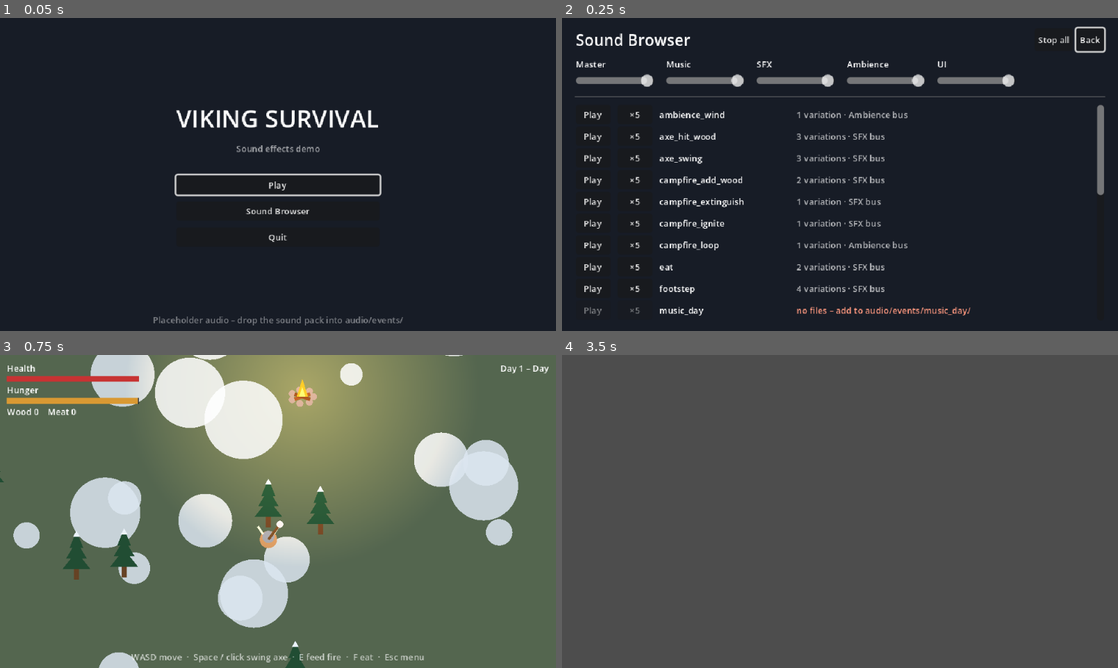
Above: before the commit, frames 1-4 (two rows, left to right).
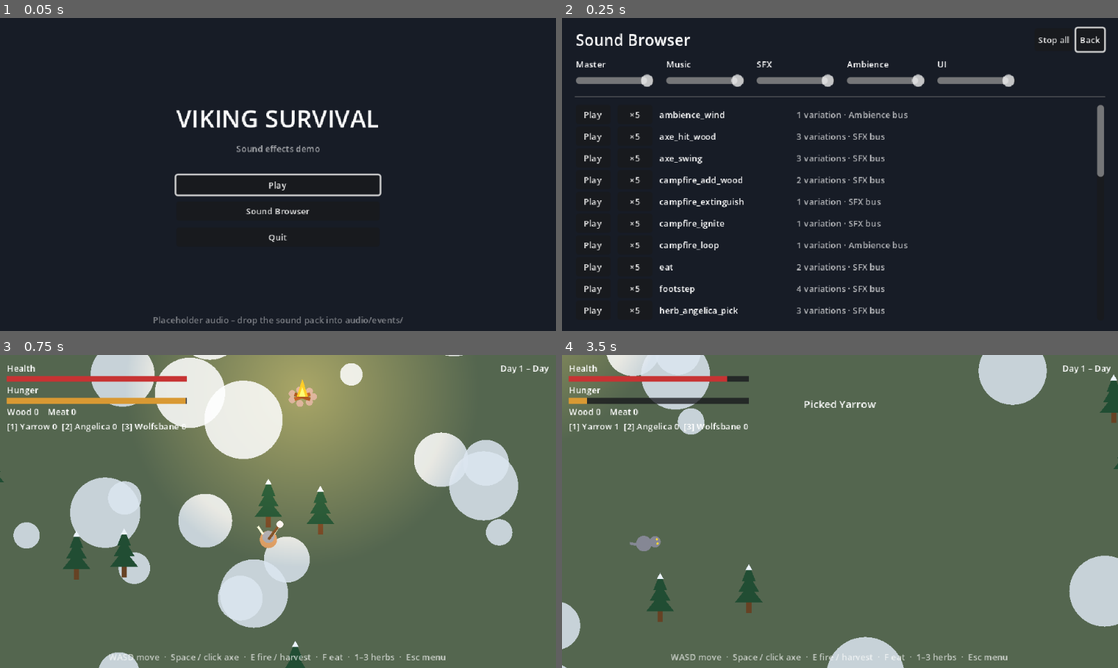
Above: after the commit, the same moments.

Repository: scunningham777/viking-survival-demo
Game: Godot game, scene res://tests/smoke_test.tscn
The game is run twice, just before and just after one commit, with the same random seed, the same clock (stepped at 60 frames per second) and the same inputs. This scene is started directly instead of the project's main scene.
Inputs (mouse positions are in pixels of both pictures, inside the frame that each line leads up to):
- Up to frame 1 (0.05 s): no input
- Up to frame 2 (0.25 s): no input
- Up to frame 3 (0.75 s): move the mouse to (250, 574) at 0.52 s; hold W (move_up) from 0.53 s (still down); hold Space (attack) from 0.53 s (still down); click (250, 574) at 0.67 s
- Up to frame 4 (3.5 s): tap F (eat) at 0.8, 1.35, 3.05 s; move the mouse to (1006, 558) at 1.27 s; release Space (attack) at 1.28 s; tap E (interact) at 1.55 s; move the mouse to (673, 464) at 2.02 s; release W (move_up) at 2.03 s; hold E (interact) 2.03-2.78 s; hold A (move_left) from 2.03 s (still down); tap Space (attack) at 2.3, 2.85 s; move the mouse to (867, 511) at 2.77 s; click (867, 511) at 2.92 s

Frame 1 is identical in both runs. In frame 2, 0.7% of the frame differs, in the area x 4-98%, y 50-96%; in frame 3, 1.3%; in frame 4, 100%, in the area x 0-100%, y 0-100%.

Commit message:
Add three collectible herbs with pick/use sound events
Yarrow (heal), angelica (hunger) and wolfsbane (poisoned axe, double
damage for 20s) grow around the map, are harvested with E, regrow after
75s and are used with 1/2/3 (D-pad left/up/right). Adds seven sound
events with synthesized placeholders and bank tuning, so they show up in
the Sound Browser. Smoke test covers harvesting, regrowth gating and all
three effects.

Co-Authored-By: Claude Opus 5.5 <noreply@anthropic.com>
Claude-Session: https://claude.ai/code/session_01HLJkRzmoqV4Q4LdQHmwY7o

Diff:
--- a/audio/sound_bank.tres
+++ b/audio/sound_bank.tres
@@ -110,6 +110,90 @@
 max_instances = 2
 max_distance = 900.0
 notes = "Player footsteps. More variations = less repetition."
+
+[sub_resource type="Resource" id="SoundEvent_herb_angelica_pick"]
+script = ExtResource("2_event")
+id = &"herb_angelica_pick"
+bus = &"SFX"
+volume_db = -2.0
+pitch_jitter = 0.06
+volume_jitter_db = 1.0
+min_interval_sec = 0.05
+max_instances = 2
+max_distance = 600.0
+notes = "Snapping a thick, hollow angelica stalk."
+
+[sub_resource type="Resource" id="SoundEvent_herb_angelica_use"]
+script = ExtResource("2_event")
+id = &"herb_angelica_use"
+bus = &"SFX"
+volume_db = 0.0
+pitch_jitter = 0.08
+volume_jitter_db = 1.0
+min_interval_sec = 0.2
+max_instances = 1
+max_distance = 900.0
+notes = "Chewing a crunchy, fibrous angelica stalk (restores hunger)."
+
+[sub_resource type="Resource" id="SoundEvent_herb_wolfsbane_pick"]
+script = ExtResource("2_event")
+id = &"herb_wolfsbane_pick"
+bus = &"SFX"
+volume_db = -2.0
+pitch_jitter = 0.05
+volume_jitter_db = 1.0
+min_interval_sec = 0.05
+max_instances = 2
+max_distance = 600.0
+notes = "Carefully picking a poisonous plant – slow rustle, ominous undertone."
+
+[sub_resource type="Resource" id="SoundEvent_herb_wolfsbane_use"]
+script = ExtResource("2_event")
+id = &"herb_wolfsbane_use"
+bus = &"SFX"
+volume_db = 0.0
+pitch_jitter = 0.03
+volume_jitter_db = 0.0
+min_interval_sec = 0.2
+max_instances = 1
+max_distance = 900.0
+notes = "Smearing wolfsbane paste on the axe blade (poisoned axe buff)."
+
+[sub_resource type="Resource" id="SoundEvent_herb_wolfsbane_wear_off"]
+script = ExtResource("2_event")
+id = &"herb_wolfsbane_wear_off"
+bus = &"SFX"
+volume_db = -4.0
+pitch_jitter = 0.0
+volume_jitter_db = 0.0
+min_interval_sec = 0.0
+max_instances = 1
+max_distance = 900.0
+notes = "Cue for the poisoned axe buff ending."
+
+[sub_resource type="Resource" id="SoundEvent_herb_yarrow_pick"]
+script = ExtResource("2_event")
+id = &"herb_yarrow_pick"
+bus = &"SFX"
+volume_db = -2.0
+pitch_jitter = 0.06
+volume_jitter_db = 1.0
+min_interval_sec = 0.05
+max_instances = 2
+max_distance = 600.0
+notes = "Rustling leaves and a soft stem snap."
+
+[sub_resource type="Resource" id="SoundEvent_herb_yarrow_use"]
+script = ExtResource("2_event")
+id = &"herb_yarrow_use"
+bus = &"SFX"
+volume_db = 0.0
+pitch_jitter = 0.06
+volume_jitter_db = 1.0
+min_interval_sec = 0.2
+max_instances = 1
+max_distance = 900.0
+notes = "Crushing leaves into a wound poultice (heals)."
 
 [sub_resource type="Resource" id="SoundEvent_music_day"]
 script = ExtResource("2_event")
@@ -305,4 +389,4 @@
 
 [resource]
 script = ExtResource("1_bank")
-events = Array[ExtResource("2_event")]([SubResource("SoundEv …(325 unchanged characters)… ent_footstep"), SubResource("SoundEvent_music_day"), SubResource("SoundEvent_mus …(539 unchanged characters)…
+events = Array[ExtResource("2_event")]([SubResource("SoundEv …(325 unchanged characters)… ent_footstep"), SubResource("SoundEvent_herb_angelica_pick"), SubResource("SoundEvent_herb_angelica_use"), SubResource("SoundEvent_herb_wolfsbane_pick"), SubResource("SoundEvent_herb_wolfsbane_use"), SubResource("SoundEvent_herb_wolfsbane_wear_off"), SubResource("SoundEvent_herb_yarrow_pick"), SubResource("SoundEvent_herb_yarrow_use"), SubResource("SoundEvent_music_day"), SubResource("SoundEvent_mus …(539 unchanged characters)…
--- a/autoload/game_state.gd
+++ b/autoload/game_state.gd
@@ -12,7 +12,7 @@
 
 
 func reset() -> void:
-	items = {&"wood": 0, &"meat": 0}
+	items = {&"wood": 0, &"meat": 0, &"yarrow": 0, &"angelica": 0, &"wolfsbane": 0}
 	day = 1
 	is_night = false
 	inventory_changed.emit()
--- a/project.godot
+++ b/project.godot
@@ -88,6 +88,24 @@
 Object(InputEventJoypadButton,"resource_local_to_scene":false,"resource_name":"","device":-1,"button_index":6,"pressure":0.0,"pressed":false,"script":null)
 ]
 }
+use_herb_1={
+"deadzone": 0.2,
+"events": [Object(InputEventKey,"resource_local_to_scene":false,"resource_name":"","device":-1,"window_id":0,"alt_pressed":false,"shift_pressed":false,"ctrl_pressed":false,"meta_pressed":false,"pressed":false,"keycode":0,"physical_keycode":49,"key_label":0,"unicode":0,"location":0,"echo":false,"script":null),
+Object(InputEventJoypadButton,"resource_local_to_scene":false,"resource_name":"","device":-1,"button_index":13,"pressure":0.0,"pressed":false,"script":null)
+]
+}
+use_herb_2={
+"deadzone": 0.2,
+"events": [Object(InputEventKey,"resource_local_to_scene":false,"resource_name":"","device":-1,"window_id":0,"alt_pressed":false,"shift_pressed":false,"ctrl_pressed":false,"meta_pressed":false,"pressed":false,"keycode":0,"physical_keycode":50,"key_label":0,"unicode":0,"location":0,"echo":false,"script":null),
+Object(InputEventJoypadButton,"resource_local_to_scene":false,"resource_name":"","device":-1,"button_index":11,"pressure":0.0,"pressed":false,"script":null)
+]
+}
+use_herb_3={
+"deadzone": 0.2,
+"events": [Object(InputEventKey,"resource_local_to_scene":false,"resource_name":"","device":-1,"window_id":0,"alt_pressed":false,"shift_pressed":false,"ctrl_pressed":false,"meta_pressed":false,"pressed":false,"keycode":0,"physical_keycode":51,"key_label":0,"unicode":0,"location":0,"echo":false,"script":null),
+Object(InputEventJoypadButton,"resource_local_to_scene":false,"resource_name":"","device":-1,"button_index":14,"pressure":0.0,"pressed":false,"script":null)
+]
+}
 
 [layer_names]
 
--- a/scenes/actors/player.gd
+++ b/scenes/actors/player.gd
@@ -1,7 +1,7 @@
 class_name Player
 extends CharacterBody2D
 ## Top-down viking. WASD / arrows / left stick to move, Space or click to swing
-## the axe, E to feed the campfire, F to eat meat.
+## the axe, E to feed the campfire / harvest herbs, F to eat meat, 1–3 to use herbs.
 ## Placeholder visuals are drawn in _draw(); swap in a Sprite2D/AnimatedSprite2D later.
 
 signal health_changed(current: float, maximum: float)
@@ -14,6 +14,11 @@
 @export var hunger_drain_per_sec := 1.2
 @export var starving_damage_per_sec := 4.0
 @export var meat_hunger_restore := 35.0
+@export_group("Herbs")
+@export var yarrow_heal := 30.0
+@export var angelica_hunger_restore := 20.0
+@export var wolfsbane_duration_sec := 20.0
+@export var wolfsbane_damage_multiplier := 2.0
 @export_group("Combat")
 @export var attack_damage := 25.0
 @export var attack_range := 34.0
@@ -32,6 +37,8 @@
 var hunger: float
 var facing := Vector2.DOWN
 var is_dead := false
+## Seconds left on the wolfsbane-poisoned axe.
+var wolfsbane_time := 0.0
 
 var _attack_cooldown := 0.0
 var _swing_visual := 0.0
@@ -50,6 +57,7 @@
 	_attack_cooldown = maxf(_attack_cooldown - delta, 0.0)
 	_swing_visual = maxf(_swing_visual - delta * 5.0, 0.0)
 	_hurt_flash = maxf(_hurt_flash - delta * 3.0, 0.0)
+	_update_wolfsbane(delta)
 	queue_redraw()
 	if is_dead:
 		return
@@ -75,6 +83,11 @@
 		_interact()
 	elif event.is_action_pressed(&"eat"):
 		_eat()
+	else:
+		for i in HerbPlant.KINDS.size():
+			if event.is_action_pressed(StringName("use_herb_%d" % (i + 1))):
+				use_herb(HerbPlant.KINDS[i])
+				return
 
 
 func take_hit(amount: float, _source: Node2D) -> void:
@@ -122,9 +135,11 @@
 	await get_tree().create_timer(attack_impact_delay_sec).timeout
 	if is_dead:
 		return
+	var damage := attack_damage * (wolfsbane_damage_multiplier if wolfsbane_time > 0.0 else 1.0)
 	for body in _bodies_in_attack_range():
-		if body.has_method(&"take_hit") 				and facing.dot(global_position.direction_to(body.global_position)) >= attack_arc_dot:
-			body.take_hit(attack_damage, self)
+		if body.has_method(&"take_hit") \
+				and facing.dot(global_position.direction_to(body.global_position)) >= attack_arc_dot:
+			body.take_hit(damage, self)
 
 
 func _bodies_in_attack_range() -> Array[Node2D]:
@@ -162,6 +177,45 @@
 	AudioManager.play(&"eat")
 
 
+## Uses one herb from the inventory. Returns false (with a HUD message) if it had no effect.
+func use_herb(kind: StringName) -> bool:
+	if is_dead:
+		return false
+	var herb_name := HerbPlant.display_name(kind)
+	if GameState.count(kind) <= 0:
+		GameState.notify("No %s – look for it in the wilds" % herb_name.to_lower())
+		return false
+	match kind:
+		&"yarrow":
+			if health >= max_health - 1.0:
+				GameState.notify("Not wounded")
+				return false
+			heal(yarrow_heal)
+		&"angelica":
+			if hunger >= max_hunger - 1.0:
+				GameState.notify("Not hungry")
+				return false
+			hunger = minf(hunger + angelica_hunger_restore, max_hunger)
+			hunger_changed.emit(hunger, max_hunger)
+		&"wolfsbane":
+			wolfsbane_time = wolfsbane_duration_sec
+			GameState.notify("Axe poisoned with wolfsbane")
+		_:
+			return false
+	GameState.spend(kind)
+	AudioManager.play(StringName("herb_%s_use" % kind))
+	return true
+
+
+func _update_wolfsbane(delta: float) -> void:
+	if wolfsbane_time <= 0.0:
+		return
+	wolfsbane_time = maxf(wolfsbane_time - delta, 0.0)
+	if wolfsbane_time == 0.0 and not is_dead:
+		AudioManager.play(&"herb_wolfsbane_wear_off")
+		GameState.notify("The wolfsbane has worn off")
+
+
 func _die() -> void:
 	if is_dead:
 		return
@@ -188,4 +242,7 @@
 		angle += lerpf(1.3, -1.3, _swing_visual)
 	var tip := Vector2.from_angle(angle) * 22.0
 	draw_line(Vector2.ZERO, tip, Color(0.45, 0.3, 0.15), 3.0)
-	draw_circle(tip, 4.0, Color(0.82, 0.84, 0.88))
+	var blade := Color(0.82, 0.84, 0.88)
+	if wolfsbane_time > 0.0:
+		blade = blade.lerp(Color(0.55, 0.3, 0.85), 0.7)
+	draw_circle(tip, 4.0, blade)
--- /dev/null
+++ b/scenes/props/herb_plant.gd
@@ -0,0 +1,91 @@
+class_name HerbPlant
+extends Node2D
+## Wild herb. Harvest it with the interact key; it regrows after a while.
+## Plays "herb_<kind>_pick" when harvested. The player uses herbs (see Player.use_herb()).
+
+## Every herb variety, in hotkey order (1, 2, 3).
+const KINDS: Array[StringName] = [&"yarrow", &"angelica", &"wolfsbane"]
+const DISPLAY_NAMES: Dictionary[StringName, String] = {
+	&"yarrow": "Yarrow",
+	&"angelica": "Angelica",
+	&"wolfsbane": "Wolfsbane",
+}
+
+@export var kind: StringName = &"yarrow"
+@export var regrow_sec := 75.0
+
+var is_grown := true
+
+var _regrow_timer := 0.0
+var _sway_time := 0.0
+
+@onready var _interact_zone: Area2D = $InteractZone
+
+
+static func display_name(herb_kind: StringName) -> String:
+	return DISPLAY_NAMES.get(herb_kind, String(herb_kind).capitalize())
+
+
+func _ready() -> void:
+	_sway_time = randf() * TAU
+
+
+func _process(delta: float) -> void:
+	_sway_time += delta
+	if not is_grown:
+		_regrow_timer -= delta
+		if _regrow_timer <= 0.0:
+			_set_grown(true)
+	queue_redraw()
+
+
+func interact(_player: Player) -> void:
+	if not is_grown:
+		GameState.notify("Not ready – it will grow back")
+		return
+	GameState.add(kind)
+	AudioManager.play_at(StringName("herb_%s_pick" % kind), global_position)
+	GameState.notify("Picked %s" % display_name(kind))
+	_regrow_timer = regrow_sec
+	_set_grown(false)
+
+
+func _set_grown(grown: bool) -> void:
+	is_grown = grown
+	# Picked plants stop catching the interact key, so a ripe neighbour gets it instead.
+	_interact_zone.set_deferred(&"monitorable", grown)
+
+
+func _draw() -> void:
+	var sway := sin(_sway_time * 1.7) * 1.2
+	var stem := Color(0.28, 0.45, 0.22)
+	if not is_grown:
+		for x in [-3.0, 0.0, 3.0]:
+			draw_line(Vector2(x, 0), Vector2(x * 1.3, -4), stem.darkened(0.3), 1.5)
+		return
+	match kind:
+		&"yarrow":
+			# Feathery leaves and flat white flower clusters.
+			for x in [-4.0, 0.0, 4.0]:
+				var top := Vector2(x * 1.5 + sway, -12 - absf(x))
+				draw_line(Vector2(x * 0.5, 0), top, stem, 1.5)
+				for i in 3:
+					draw_circle(top + Vector2(i * 2.0 - 2.0, 0), 1.8, Color(0.96, 0.95, 0.88))
+		&"angelica":
+			# Tall hollow stalk topped with a green-white umbel.
+			draw_line(Vector2(0, 0), Vector2(sway, -20), stem.lightened(0.1), 2.5)
+			draw_line(Vector2(0, -6), Vector2(-6, -10), stem, 1.5)
+			draw_line(Vector2(0, -8), Vector2(6, -12), stem, 1.5)
+			for i in 5:
+				var tip := Vector2(sway, -20) + Vector2.from_angle(PI + PI * i / 4.0) * 5.0
+				draw_line(Vector2(sway, -20), tip, stem, 1.0)
+				draw_circle(tip, 1.6, Color(0.8, 0.9, 0.62))
+		&"wolfsbane":
+			# Dark leaves and a spike of purple hooded flowers.
+			draw_line(Vector2(0, 0), Vector2(sway, -16), stem.darkened(0.2), 1.5)
+			draw_colored_polygon(PackedVector2Array([Vector2(-6, -1), Vector2(0, -5), Vector2(-2, 0)]), stem)
+			draw_colored_polygon(PackedVector2Array([Vector2(6, -1), Vector2(0, -5), Vector2(2, 0)]), stem)
+			for i in 4:
+				draw_circle(Vector2(sway * (1.0 - i * 0.2), -16 + i * 3.0), 2.4 - i * 0.2, Color(0.42, 0.24, 0.7))
+		_:
+			draw_circle(Vector2(0, -6), 5.0, Color.MAGENTA)
--- /dev/null
+++ b/scenes/props/herb_plant.tscn
@@ -0,0 +1,18 @@
+[gd_scene format=3]
+
+[ext_resource type="Script" path="res://scenes/props/herb_plant.gd" id="1_script"]
+
+[sub_resource type="CircleShape2D" id="CircleShape2D_interact"]
+radius = 10.0
+
+[node name="HerbPlant" type="Node2D"]
+script = ExtResource("1_script")
+
+[node name="InteractZone" type="Area2D" parent="."]
+position = Vector2(0, -6)
+collision_layer = 16
+collision_mask = 0
+monitoring = false
+
+[node name="CollisionShape2D" type="CollisionShape2D" parent="InteractZone"]
+shape = SubResource("CircleShape2D_interact")
--- a/scenes/ui/hud.gd
+++ b/scenes/ui/hud.gd
@@ -63,7 +63,12 @@
 
 
 func _refresh_inventory() -> void:
-	_inventory_label.text = "Wood %d    Meat %d" % [GameState.count(&"wood"), GameState.count(&"meat")]
+	var herbs: PackedStringArray = []
+	for i in HerbPlant.KINDS.size():
+		var kind := HerbPlant.KINDS[i]
+		herbs.append("[%d] %s %d" % [i + 1, HerbPlant.display_name(kind), GameState.count(kind)])
+	_inventory_label.text = "Wood %d    Meat %d\n%s" % [
+			GameState.count(&"wood"), GameState.count(&"meat"), "  ".join(herbs)]
 
 
 func _on_time_of_day_changed(day: int, is_night: bool) -> void:
--- a/scenes/ui/hud.tscn
+++ b/scenes/ui/hud.tscn
@@ -28,7 +28,7 @@
 offset_left = 8.0
 offset_top = 8.0
 offset_right = 160.0
-offset_bottom = 90.0
+offset_bottom = 104.0
 mouse_filter = 2
 theme_override_constants/separation = 2
 
@@ -63,7 +63,8 @@
 [node name="InventoryLabel" type="Label" parent="Root/Stats"]
 unique_name_in_owner = true
 layout_mode = 2
-text = "Wood 0    Meat 0"
+text = "Wood 0    Meat 0
+[1] Yarrow 0  [2] Angelica 0  [3] Wolfsbane 0"
 
 [node name="DayLabel" type="Label" parent="Root"]
 unique_name_in_owner = true
@@ -101,7 +102,7 @@
 grow_horizontal = 2
 grow_vertical = 0
 modulate = Color(1, 1, 1, 0.7)
-text = "WASD move  ·  Space / click swing axe  ·  E feed fire  ·  F eat  ·  Esc menu"
+text = "WASD move  ·  Space / click axe  ·  E fire / harvest  ·  F eat  ·  1–3 herbs  ·  Esc menu"
 horizontal_alignment = 1
 
 [node name="GameOverPanel" type="PanelContainer" parent="Root"]
--- a/scenes/world/world.gd
+++ b/scenes/world/world.gd
@@ -3,12 +3,17 @@
 
 const WOLF_SCENE := preload("res://scenes/actors/wolf.tscn")
 const TREE_SCENE := preload("res://scenes/props/pine_tree.tscn")
+const HERB_SCENE := preload("res://scenes/props/herb_plant.tscn")
 const MAIN_MENU := "res://scenes/ui/main_menu.tscn"
 
 @export var world_half_size := Vector2(900, 900)
 @export var tree_count := 70
 ## Trees are kept out of this radius around the campfire.
 @export var clearing_radius := 150.0
+## Plants of each herb variety (see HerbPlant.KINDS).
+@export var herbs_per_kind := 7
+## Herbs are kept out of this radius around the campfire.
+@export var herb_clearing_radius := 70.0
 @export_group("Day / night")
 @export var day_length_sec := 60.0
 @export var night_length_sec := 45.0
@@ -35,6 +40,7 @@
 	GameState.reset()
 	_build_bounds()
 	_scatter_trees()
+	_scatter_herbs()
 	_configure_camera()
 	_hud.bind_player(_player)
 	_hud.restart_requested.connect(_restart)
@@ -124,6 +130,19 @@
 		placed += 1
 
 
+func _scatter_herbs() -> void:
+	for kind in HerbPlant.KINDS:
+		for i in herbs_per_kind:
+			var pos := Vector2.ZERO
+			while pos.length() < herb_clearing_radius:
+				pos = Vector2(randf_range(-world_half_size.x, world_half_size.x),
+						randf_range(-world_half_size.y, world_half_size.y))
+			var herb := HERB_SCENE.instantiate() as HerbPlant
+			herb.kind = kind
+			herb.position = pos
+			_entities.add_child(herb)
+
+
 func _build_bounds() -> void:
 	var w := world_half_size
 	var t := 64.0  # wall thickness
--- a/tests/smoke_test.gd
+++ b/tests/smoke_test.gd
@@ -101,6 +101,8 @@
 		player._eat()
 		_check(player.hunger > 10.0 and GameState.count(&"meat") == 0, "eating meat failed")
 
+	await _exercise_herbs(world, player)
+
 	# Night transition and death flow.
 	world._begin_phase(1, true)
 	_check(GameState.is_night, "night did not start")
@@ -108,6 +110,48 @@
 	await _frames(3)
 	_check(player.is_dead, "player did not die")
 	_check(world.get_node("HUD/Root/GameOverPanel").visible, "game over panel not shown")
+
+
+## Harvests one plant of each herb variety with the interact key, then uses each herb.
+func _exercise_herbs(world: Node, player: Player) -> void:
+	for kind in HerbPlant.KINDS:
+		var herb := _isolated_herb(world, kind)
+		_check(herb != null, "no %s plants were scattered" % kind)
+		if herb == null:
+			continue
+		player.global_position = herb.global_position + Vector2(0, 8)
+		await _frames(3)
+		player._interact()
+		_check(GameState.count(kind) == 1, "%s was not harvested" % kind)
+		_check(not herb.is_grown, "%s plant did not become picked" % kind)
+		await _frames(3)
+		player._interact()
+		_check(GameState.count(kind) == 1, "picked %s plant was harvested twice" % kind)
+
+	player.health = 40.0
+	_check(player.use_herb(&"yarrow") and player.health > 40.0, "yarrow did not heal")
+	player.hunger = 40.0
+	_check(player.use_herb(&"angelica") and player.hunger > 40.0, "angelica did not restore hunger")
+	_check(player.use_herb(&"wolfsbane") and player.wolfsbane_time > 0.0, "wolfsbane did not poison the axe")
+	_check(not player.use_herb(&"yarrow"), "used yarrow with none in the inventory")
+	for kind in HerbPlant.KINDS:
+		_check(GameState.count(kind) == 0, "%s was not spent" % kind)
+
+
+## A plant of `kind` with no other plant in interact range, so _interact() can only hit it.
+func _isolated_herb(world: Node, kind: StringName) -> HerbPlant:
+	var herbs: Array[HerbPlant] = []
+	for child in world.get_node("Entities").get_children():
+		if child is HerbPlant:
+			herbs.append(child)
+	for herb in herbs:
+		if herb.kind != kind:
+			continue
+		var crowded := herbs.any(func(other: HerbPlant) -> bool:
+			return other != herb and other.position.distance_to(herb.position) < 60.0)
+		if not crowded:
+			return herb
+	return null
 
 
 ## Waits for pickups to pop out and arm, then walks the player over each one.
Not shown, added: audio/events/herb_angelica_pick/placeholder_1.wav.import
Not shown, added: audio/events/herb_angelica_pick/placeholder_2.wav.import
Not shown, added: audio/events/herb_angelica_pick/placeholder_3.wav.import
Not shown, added: audio/events/herb_angelica_use/placeholder_1.wav.import
Not shown, added: audio/events/herb_angelica_use/placeholder_2.wav.import
Not shown, added: audio/events/herb_wolfsbane_pick/placeholder_1.wav.import
Not shown, added: audio/events/herb_wolfsbane_pick/placeholder_2.wav.import
Not shown, added: audio/events/herb_wolfsbane_use/placeholder_1.wav.import
Not shown, added: audio/events/herb_wolfsbane_wear_off/placeholder_1.wav.import
Not shown, added: audio/events/herb_yarrow_pick/placeholder_1.wav.import
Not shown, added: audio/events/herb_yarrow_pick/placeholder_2.wav.import
Not shown, added: audio/events/herb_yarrow_pick/placeholder_3.wav.import
(and 19 more such lines)
